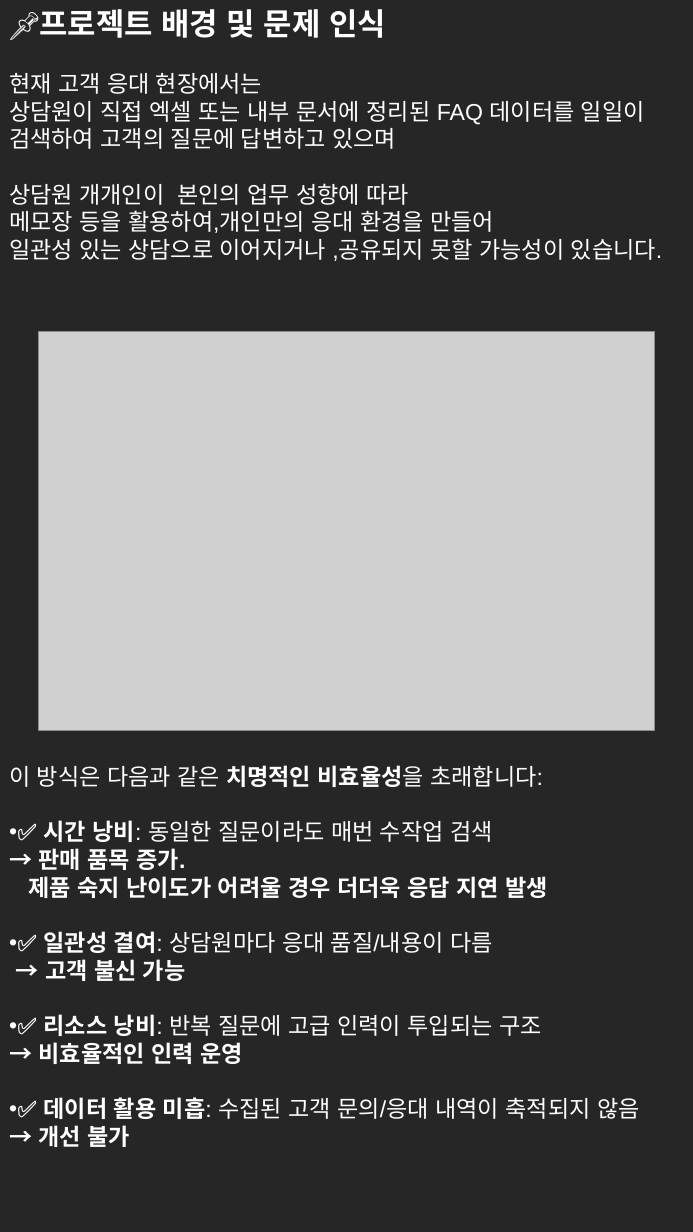
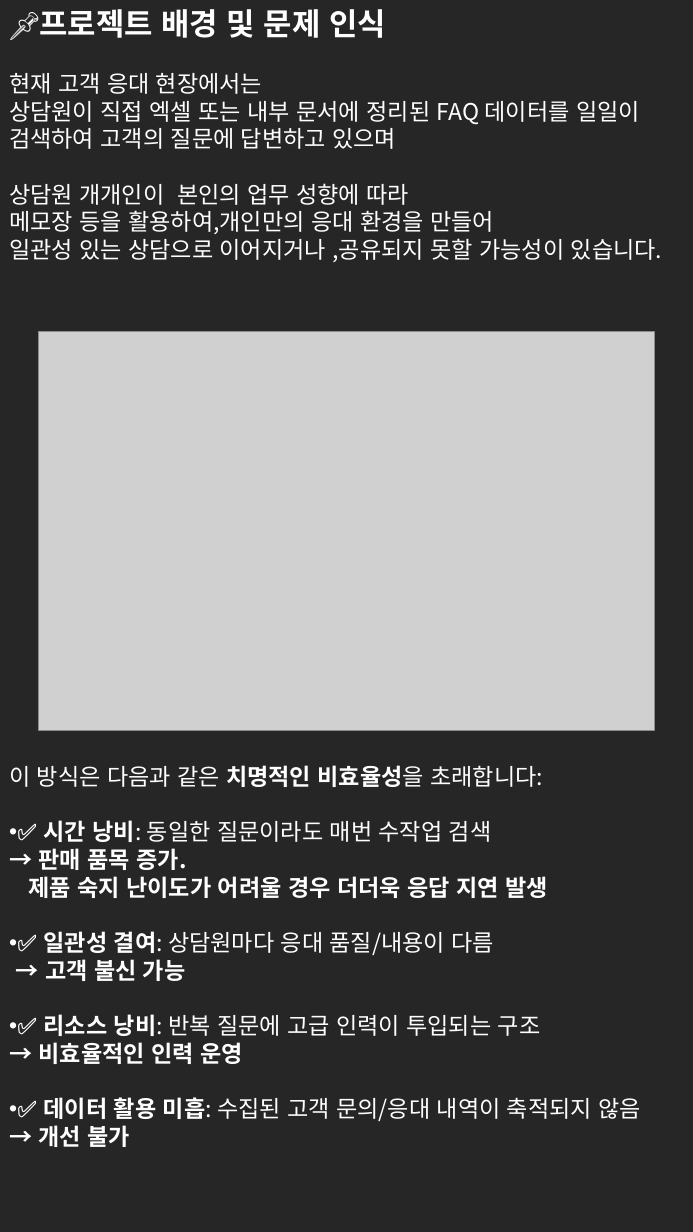
Before and after one commit to yoonwhan-ji/yoonwhan-ji.github.io, a slide deck: slide 1 of powerpoint/프로젝트 개요 및 추진 목적.pptx. Drawn at 693x1232 pixels with LibreOffice and Linux fonts; fonts in the diff are those of the drawing; grey boxes stand for pictures. Boxes give left, top, right and bottom in pixels: in the first picture for what was removed or moved away, otherwise in the second. Text is boxed around its words. In the diff, an @@ line names an element or a change of style, - is before the commit and + after.

```diff
--- a/powerpoint/프로젝트 개요 및 추진 목적.pptx
+++ b/powerpoint/프로젝트 개요 및 추진 목적.pptx
@@ text "📌프로젝트 배경 및 문제 인식" at [9,9,662,1147]: font Arial to Noto Sans CJK KR @@
```
Also in this commit, not shown: 2 other slides changed, 5 other files.
